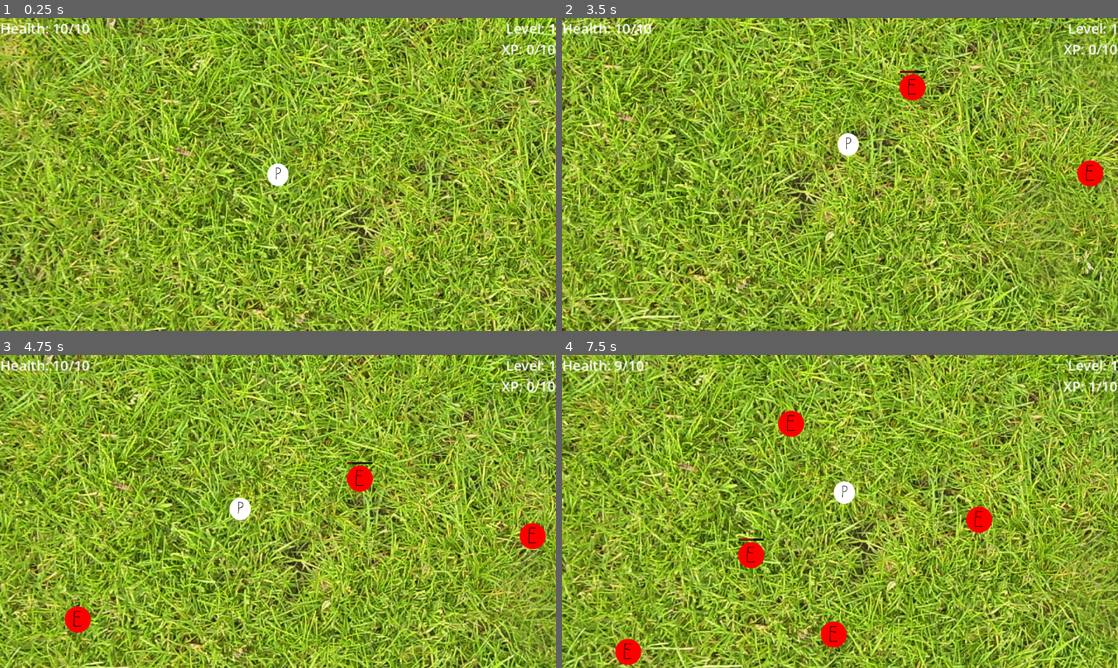
Above: before the commit, frames 1-4 (two rows, left to right).
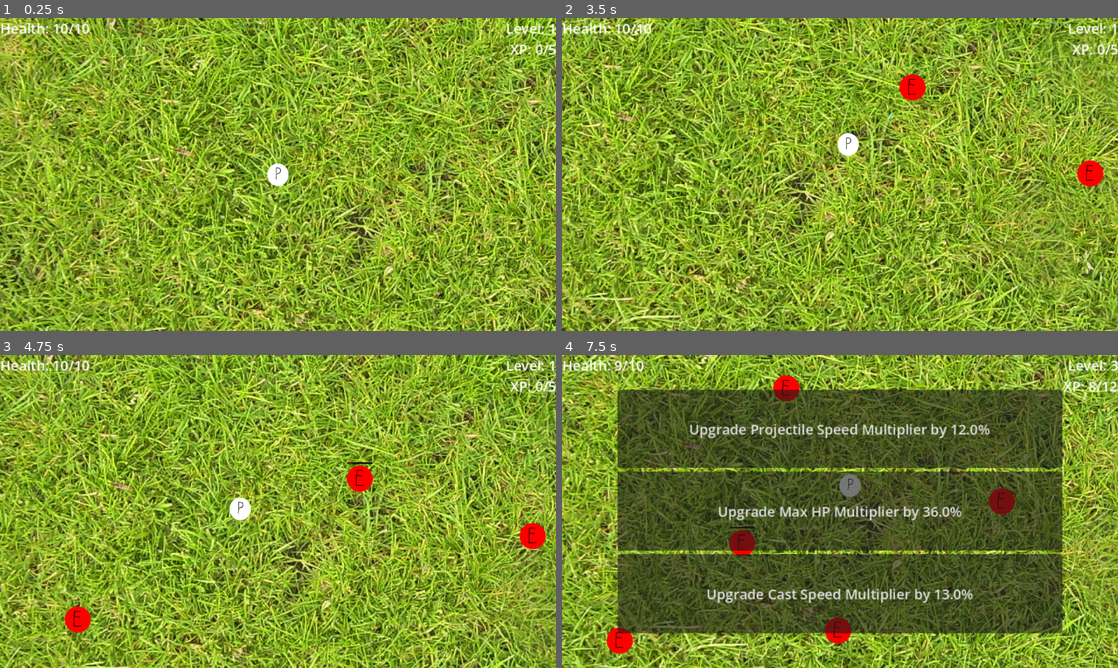
Above: after the commit, the same moments.

Repository: Josephisgr8/simple-survivors
Game: Godot game, scene res://Scenes/game.tscn
The game is run twice, just before and just after one commit, with the same random seed, the same clock (stepped at 60 frames per second) and the same inputs.
Inputs (mouse positions are in pixels of both pictures, inside the frame that each line leads up to):
- Up to frame 1 (0.25 s): no input
- Up to frame 2 (3.5 s): tap Enter at 0.5 s; hold D (Right) 0.53-1.28 s; hold S (Down) 1.28-2.03 s; hold D (Right) 2.03-2.78 s; hold W (Up) from 2.78 s (still down)
- Up to frame 3 (4.75 s): release W (Up) at 3.53 s; hold A (Left) from 3.53 s (still down)
- Up to frame 4 (7.5 s): release A (Left) at 5.03 s; hold S (Down) 5.03-5.78 s; hold D (Right) 5.78-6.53 s; hold W (Up) 6.53-7.25 s; click (840, 430) at 7.25 s, where only the run after the commit has a clickable "Upgrade Damage Multiplier by …"

The runs differ from the first frame. In frame 1, 0.2% of the frame differs, in the area x 90-100%, y 8-12%; in frame 2, 0.3%; in frame 3, 0.2%; in frame 4, 88%, in the area x 0-100%, y 0-100%.

Commit message:
Leveling up menu added. Player stats file refactored.
Leveling up now displays multiple options to choose from, pausing the game as you choose. Each option is an upgrade to a random upgradeable stat of the player. The stat and its max/min upgrade amount are random, but bound by the Resource file housing them. Once selected, the menu is removed and the game resumes playing.
The PlayerStats Resource file has been modified to hold 2 dictionaries as opposed to one. They are separated by upgradeable stats and base stats. This makes it easier for upgrading stats upon level up.

Diff:
--- /dev/null
+++ b/Scenes/PlayerLevelUpMenuScenes/player_level_up_menu.tscn
@@ -0,0 +1,17 @@
+[gd_scene format=3 uid="uid://dh61e7rw4y7p4"]
+
+[ext_resource type="Script" uid="uid://b7bjkpyff6nid" path="res://Scripts/UIScripts/player_level_up_menu.gd" id="1_g4ae3"]
+
+[node name="PlayerLevelUpMenu" type="CanvasLayer" unique_id=1051507770]
+script = ExtResource("1_g4ae3")
+
+[node name="VBoxContainer" type="VBoxContainer" parent="." unique_id=871013479]
+anchors_preset = -1
+anchor_left = 0.1
+anchor_top = 0.11100001
+anchor_right = 0.90000004
+anchor_bottom = 0.88900006
+offset_top = 0.0399971
+offset_bottom = -0.040008545
+grow_horizontal = 2
+grow_vertical = 2
--- /dev/null
+++ b/Scenes/PlayerLevelUpMenuScenes/player_level_up_menu_option.tscn
@@ -0,0 +1,18 @@
+[gd_scene format=3 uid="uid://cquqiq7l3tokj"]
+
+[ext_resource type="Script" uid="uid://c3kktfugjkno0" path="res://Scripts/UIScripts/player_level_up_menu_option.gd" id="1_qa8a3"]
+
+[node name="PlayerLevelUpMenuOption" type="Button" unique_id=1293975263]
+anchors_preset = 15
+anchor_right = 1.0
+anchor_bottom = 1.0
+offset_left = 128.0
+offset_right = -128.0
+grow_horizontal = 2
+grow_vertical = 2
+size_flags_horizontal = 3
+size_flags_vertical = 3
+text = "THIS IS SAMPLE TEXT"
+script = ExtResource("1_qa8a3")
+
+[connection signal="pressed" from="." to="." method="_on_pressed"]
--- a/Scripts/PlayerStates/player_state_moving_alive.gd
+++ b/Scripts/PlayerStates/player_state_moving_alive.gd
@@ -6,7 +6,7 @@
 	pass # Replace with function body.
 
 func update(delta):
-	player.global_position += direction * player.getSpeed() * player.getSpeedMult() * delta
+	player.global_position += direction * player.playerStats.getStat("playerSpeed") * player.playerStats.getStat("playerSpeedMultiplier") * delta
 
 func move(dir):
 	direction = dir
--- a/Scripts/ResourceScripts/player_stats_resource.gd
+++ b/Scripts/ResourceScripts/player_stats_resource.gd
@@ -2,87 +2,142 @@
 class_name PlayerStatsResource
 
 #HUD signals
-signal HpUpdated
-signal XpUpdated
-signal PlayerLevelUpdated
+signal PlayerStatUpdated
 
-#player stats
-@export var speed := 200.0:
-	set(value):
-		speed = value
+@export var playerBaseStats: Dictionary =  {
 
-@export var speedMultiplier := 1.0:
-	set(value):
-		speedMultiplier = value
+	"playerSpeed": {"value": 200.0, "name": "Move Speed"},
+	"playerCurrentHP": {"value": 0, "name": "Current HP"},
+	"playerMaxHP": {"value": 10, "name": "Max HP"},
+	"playerInvincibilityDurationSecs": {"value": 1.0, "name": "Invincibility Duration"},
+	"playerCurrentXP": {"value": 0, "name": "Current XP"},
+	"playerXpToLevel": {"value": 5, "name": "XP To Next Level"},
+	"playerXpPickupRange": {"value": 100.0, "name": "XP Pickup Range"},
+	"playerCurrentLevel": {"value": 1, "name": "Current Level"},
+	"playerAntiSpawnRadius": {"value": 400.0, "name": "Anti-Spawn Radius"},
+	"playerXpToLevelMultiplier": {"value": 1.5, "name": "XP To Next Level Multiplier"}
 
-@export var maxHP := 10:
-	set(value):
-		maxHP = value
-		HpUpdated.emit()
+}
 
-@export var currHP := maxHP:
-	set(value):
-		currHP = value
-		HpUpdated.emit()
+@export var playerUpgradeableStats: Dictionary = {
 
-@export var invincibilityDurationSecs := 1.0:
-	set(value):
-		invincibilityDurationSecs = value
+	"playerMaxHpMultiplier": {"value": 1.00, "name": "Max HP Multiplier", "upgradeMinimum": .1, "upgradeMaximum": .50},
+	"playerSpeedMultiplier": {"value": 1.00, "name": "Move Speed Multiplier", "upgradeMinimum": .05, "upgradeMaximum": .20},
+	"playerDamageMultiplier": {"value": 1.00, "name": "Damage Multiplier", "upgradeMinimum": .05, "upgradeMaximum": .20},
+	"playerRangeMultiplier": {"value": 1.00, "name": "Range Multiplier", "upgradeMinimum": .05, "upgradeMaximum": .20},
+	"playerCastSpeedMultiplier": {"value": 1.00, "name": "Cast Speed Multiplier", "upgradeMinimum": .05, "upgradeMaximum": .20},
+	"playerSizeMultiplier": {"value": 1.00, "name": "Size Multiplier", "upgradeMinimum": .05, "upgradeMaximum": .20},
+	"playerProjectileSpeedMultiplier": {"value": 1.00, "name": "Projectile Speed Multiplier", "upgradeMinimum": .05, "upgradeMaximum": .20},
+	"playerXpGainMultiplier": {"value": 20.00, "name": "XP Range Multiplier", "upgradeMinimum": .05, "upgradeMaximum": .20},
+	"playerXpPickupRangeMultiplier": {"value": 1.00, "name": "XP Pickup Range Multiplier", "upgradeMinimum": .05, "upgradeMaximum": .20}
 
-@export var currentXP: int = 0:
-	set(value):
-		currentXP = value
-		XpUpdated.emit()
+}
 
-@export var xpToLevel: int = 10:
-	set(value):
-		xpToLevel = value
-		XpUpdated.emit()
+func setStat(name: String, value):
+	if name in playerBaseStats:
+		playerBaseStats[name]["value"] = value
+		PlayerStatUpdated.emit()
+	elif name in playerUpgradeableStats:
+		playerUpgradeableStats[name]["value"] = value
+		PlayerStatUpdated.emit()
 
-@export var xpPickupRange := 100.0:
-	set(value):
-		xpPickupRange = value
+func getStat(name: String):
+	if name in playerBaseStats:
+		return playerBaseStats[name]["value"]
+	elif name in playerUpgradeableStats:
+		return playerUpgradeableStats[name]["value"]
 
-@export var currPlayerLevel: int = 1:
-	set(value):
-		currPlayerLevel = value
-		PlayerLevelUpdated.emit()
+func setStatAt(statInfo: Dictionary, amount):
+	if statInfo in playerBaseStats.values():
+		playerBaseStats[playerBaseStats.find_key(statInfo)]["value"] = amount
+		PlayerStatUpdated.emit()
+	elif statInfo in playerUpgradeableStats.values():
+		playerUpgradeableStats[playerUpgradeableStats.find_key(statInfo)]["value"] = amount
+		PlayerStatUpdated.emit()
 
-@export var antiSpawnRadius: float = 400:
-	set(value):
-		antiSpawnRadius = value
+func getStatAt(statInfo: Dictionary):
+	if statInfo in playerBaseStats.values():
+		return playerBaseStats[playerBaseStats.find_key(statInfo)]["value"]
+	elif statInfo in playerUpgradeableStats.values():
+		return playerUpgradeableStats[playerUpgradeableStats.find_key(statInfo)]["value"]
+
+##player base stats
+#@export var speed := 200.0:
+	#set(value):
+		#speed = value
+		#
+#@export var maxHP := 10:
+	#set(value):
+		#maxHP = value
+		#HpUpdated.emit()
+		#
+#@export var currHP := maxHP:
+	#set(value):
+		#currHP = value
+		#HpUpdated.emit()
+		#
+#@export var invincibilityDurationSecs := 1.0:
+	#set(value):
+		#invincibilityDurationSecs = value
+		#
+#@export var currentXP: int = 9:
+	#set(value):
+		#currentXP = value
+		#XpUpdated.emit()
+		#
+#@export var xpToLevel: int = 10:
+	#set(value):
+		#xpToLevel = value
+		#XpUpdated.emit()
+		#
+#@export var xpPickupRange := 100.0:
+	#set(value):
+		#xpPickupRange = value
+		#
+#@export var currPlayerLevel: int = 1:
+	#set(value):
+		#currPlayerLevel = value
+		#PlayerLevelUpdated.emit()
+		#
+#@export var antiSpawnRadius: float = 400:
+	#set(value):
+		#antiSpawnRadius = value
 
 
 
-#stat multipliers
-@export var damageMult := 1.0:
-	set(value):
-		damageMult = value
-
-@export var rangeMult := 1.0:
-	set(value):
-		rangeMult = value
-
-@export var castSpeedMult := 1.0:
-	set(value):
-		castSpeedMult = value
-
-@export var sizeMult := 1.0:
-	set(value):
-		sizeMult = value
-
-@export var projectileSpeedMult := 1.0:
-	set(value):
-		projectileSpeedMult = value
-
-@export var xpMult := 1.0:
-	set(value):
-		xpMult = value
-
-@export var xpToLevelMult := 1.5:
-	set(value):
-		xpToLevelMult = value
-
-@export var xpPickupRangeMult := 1.0:
-	set(value):
-		xpPickupRangeMult = value
+#player stat multipliers
+#@export var speedMultiplier := 1.0:
+	#set(value):
+		#speedMultiplier = value
+#
+#@export var damageMult := 1.0:
+	#set(value):
+		#damageMult = value
+		#
+#@export var rangeMult := 1.0:
+	#set(value):
+		#rangeMult = value
+		#
+#@export var castSpeedMult := 1.0:
+	#set(value):
+		#castSpeedMult = value
+		#
+#@export var sizeMult := 1.0:
+	#set(value):
+		#sizeMult = value
+		#
+#@export var projectileSpeedMult := 1.0:
+	#set(value):
+		#projectileSpeedMult = value
+		#
+#@export var xpMult := 1.0:
+	#set(value):
+		#xpMult = value
+		#
+#@export var xpToLevelMult := 1.5:
+	#set(value):
+		#xpToLevelMult = value
+		#
+#@export var xpPickupRangeMult := 1.0:
+	#set(value):
+		#xpPickupRangeMult = value
--- /dev/null
+++ b/Scripts/UIScripts/player_level_up_menu.gd
@@ -0,0 +1,54 @@
+class_name PlayerLevelUpMenu
+
+extends CanvasLayer
+
+#signals
+signal LevelUpChoiceSelected
+
+const PLAYER_LEVEL_UP_MENU_OPTION = preload("uid://cquqiq7l3tokj")
+
+var playerStats: PlayerStatsResource
+var numOfOptions: int = 3
+#var optionContainer: VBoxContainer
+
+# Called when the node enters the scene tree for the first time.
+
+func _init() -> void:
+
+	pass
+
+func addOptions() -> void:
+	var playerStatArray: Array = playerStats.playerUpgradeableStats.values()
+	var optionContainer: VBoxContainer = $VBoxContainer
+	_addOptionsToContainer(optionContainer, playerStatArray, numOfOptions)
+	#add_child(optionContainer)
+
+func _addOptionsToContainer(container: VBoxContainer, statList: Array, optionAmount: int) -> void:
+	for i in range(optionAmount):
+		var randStat = statList.pick_random()
+		statList.erase(randStat)
+		var upgradeValueType = typeof(randStat["value"])
+		var upgradeValue = snappedf(randf_range(randStat["upgradeMinimum"], randStat["upgradeMaximum"]), 0.01)
+		upgradeValue = type_convert(upgradeValue, upgradeValueType)
+
+		var option: PlayerLevelUpMenuOption = PLAYER_LEVEL_UP_MENU_OPTION.instantiate()
+		option.setValues(randStat, upgradeValue)
+		option.ButtonPressed.connect(_onButtonPressed)
+		option.text = str("Upgrade ", randStat["name"], " by ", upgradeValue * 100, "%")
+		container.add_child(option)
+
+#func _createContainer() -> VBoxContainer:
+#
+	#return cont
+
+func _onButtonPressed(stat: Dictionary, amount):
+	playerStats.setStatAt(stat, playerStats.getStatAt(stat) + amount)
+	LevelUpChoiceSelected.emit()
+	queue_free()
+	#for child in get_children():
+		#child.queue_free() #This whole node gets queued free, but this is to ensure multiple upgrades aren't selected quickly.
+	pass
+
+# Called every frame. 'delta' is the elapsed time since the previous frame.
+func _process(delta: float) -> void:
+	pass
--- /dev/null
+++ b/Scripts/UIScripts/player_level_up_menu_option.gd
@@ -0,0 +1,27 @@
+class_name PlayerLevelUpMenuOption
+
+extends Button
+
+#signals
+signal ButtonPressed
+
+
+var statToUpgrade: Dictionary
+var amountToIncrease
+
+# Called when the node enters the scene tree for the first time.
+func _ready() -> void:
+	pass # Replace with function body.
+
+
+# Called every frame. 'delta' is the elapsed time since the previous frame.
+func _process(delta: float) -> void:
+	pass
+
+func setValues(stat: Dictionary, amt):
+	statToUpgrade = stat
+	amountToIncrease = amt
+
+func _on_pressed() -> void:
+	ButtonPressed.emit(statToUpgrade, amountToIncrease)
+	pass # Replace with function body.
--- a/Scripts/enemy_manager.gd
+++ b/Scripts/enemy_manager.gd
@@ -58,7 +58,7 @@
 func updateEnemyList() -> void:
 	#update nonspawnlocation so enemied dont spawn near player
 	nonSpawnPositions.clear()
-	nonSpawnPositions[targetPosition] = targetStats.antiSpawnRadius * targetStats.antiSpawnRadius
+	nonSpawnPositions[targetPosition] = targetStats.getStat("playerAntiSpawnRadius") * targetStats.getStat("playerAntiSpawnRadius")
 	for enemy in enemyList:
 		enemy.updateTargetPosition(targetPosition)
 		enemy.updateHealthBar()
--- a/Scripts/game.gd
+++ b/Scripts/game.gd
@@ -3,6 +3,7 @@
 
 var mapSize := 2016
 
+const PLAYER_LEVEL_UP_MENU = preload("uid://dh61e7rw4y7p4")
 
 @onready var player: Player = %Player
 @onready var enemyManager: EnemyManager = %"Enemy Manager"
@@ -12,6 +13,7 @@
 # Called when the node enters the scene tree for the first time.
 func _ready() -> void:
 	player.ReadyForTarget.connect(_onReadyForTarget)
+	player.PlayerLeveledUp.connect(_onPlayerLeveledUp)
 
 	enemyManager.PlayerIsBeingHit.connect(_onPlayerIsBeingHit)
 	enemyManager.EnemyDied.connect(_onEnemyDied)
@@ -33,6 +35,19 @@
 	else:
 		player.fireMissile(closestEnemy)
 
+func _onPlayerLeveledUp():
+	Engine.time_scale = 0
+	var playerLevelMenu: PlayerLevelUpMenu = PLAYER_LEVEL_UP_MENU.instantiate()
+	playerLevelMenu.LevelUpChoiceSelected.connect(_onLevelUpSelected)
+	playerLevelMenu.playerStats = player.playerStats
+	playerLevelMenu.addOptions()
+	add_child(playerLevelMenu)
+	playerLevelMenu.show()
+
+func _onLevelUpSelected():
+	Engine.time_scale = 1.0
+	player.checkForAndLevelUp()
+
 func _onPlayerIsBeingHit(src, dmg):
 	player.wasHit(src, dmg)
 
--- a/Scripts/in_game_ui.gd
+++ b/Scripts/in_game_ui.gd
@@ -9,9 +9,7 @@
 
 # Called when the node enters the scene tree for the first time.
 func _ready() -> void:
-	playerStats.HpUpdated.connect(_updateHUD)
-	playerStats.XpUpdated.connect(_updateHUD)
-	playerStats.PlayerLevelUpdated.connect(_updateHUD)
+	playerStats.PlayerStatUpdated.connect(_updateHUD)
 	_updateHUD()
 	pass # Replace with function body.
 
@@ -21,6 +19,6 @@
 	pass
 
 func _updateHUD() -> void:
-	health_label.text = str("Health: ", playerStats.currHP, "/", playerStats.maxHP)
-	xp_label.text = str("XP: ", playerStats.currentXP, "/", playerStats.xpToLevel)
-	player_level_label.text = str("Level: ", playerStats.currPlayerLevel)
+	health_label.text = str("Health: ", playerStats.getStat("playerCurrentHP"), "/", (ceili(playerStats.getStat("playerMaxHP") * playerStats.getStat("playerMaxHpMultiplier"))))
+	xp_label.text = str("XP: ", ceili(playerStats.getStat("playerCurrentXP")), "/", ceili(playerStats.getStat("playerXpToLevel")))
+	player_level_label.text = str("Level: ", playerStats.getStat("playerCurrentLevel"))
--- a/Scripts/missile_manager.gd
+++ b/Scripts/missile_manager.gd
@@ -8,19 +8,19 @@
 const MissileBlueprint: PackedScene = preload("res://Scenes/missile.tscn")
 
 #missile base stats
-var projectileSpeed := 350.0
+var projectileSpeed := 250.0
 var castSpeed := 1.5
 var projectileDamage := 2
 var castRange := 450.0
 var penetrationValue := 1
 
 #missile multipliers
-var projectileSpeedMult := 1.0
-var castSpeedMult := 1.0
-var projectileDamageMult := 1.0
-var rangeMult := 1.0
-var sizeMult := 1.0
-var penetrationValueMult := 1.0
+var projectileSpeedMult : float
+var castSpeedMult : float
+var projectileDamageMult : float
+var rangeMult : float
+var sizeMult : float
+var penetrationValueMult : float
 
 
 @onready var attackTimer: Timer = $MissileAttackTimer
--- a/Scripts/player.gd
+++ b/Scripts/player.gd
@@ -3,6 +3,7 @@
 
 #signals
 signal ReadyForTarget(range)
+signal PlayerLeveledUp
 
 
 #character stats import
@@ -20,6 +21,7 @@
 func _ready() -> void:
 	_updateMissileManager()
 	missile_manager.MissileReadyToFire.connect(_onMissileReadyToFire)
+	playerStats.setStat("playerCurrentHP", int(playerStats.getStat("playerMaxHP") * playerStats.getStat("playerMaxHpMultiplier")))
 
 
 #for processing non-physics logic
@@ -32,9 +34,9 @@
 
 func wasHit(hitBy: Node, dmg: int) -> void:
 	if (!isInvincible):
-		playerStats.currHP -= dmg
+		playerStats.setStat("playerCurrentHP", playerStats.getStat("playerCurrentHP") - dmg)
 		isInvincible = true
-		invTimer.start(playerStats.invincibilityDurationSecs)
+		invTimer.start(playerStats.getStat("playerInvincibilityDurationSecs"))
 
 
 func _on_invincibility_timer_timeout() -> void:
@@ -42,41 +44,24 @@
 
 #missile methods
 func _updateMissileManager() -> void:
-	missile_manager.updateVariables(playerStats.projectileSpeedMult, playerStats.castSpeedMult, playerStats.damageMult, playerStats.rangeMult, playerStats.sizeMult)
+	missile_manager.updateVariables(playerStats.getStat("playerProjectileSpeedMultiplier"), playerStats.getStat("playerCastSpeedMultiplier"), playerStats.getStat("playerDamageMultiplier"), playerStats.getStat("playerRangeMultiplier"), playerStats.getStat("playerSizeMultiplier"))
 
 func _onMissileReadyToFire(rng):
 	#scan the area in range, select an enemy, and fire at them
 	ReadyForTarget.emit(rng)
 
-func _checkForAndLevelUp() -> void:
-	if playerStats.currentXP >= playerStats.xpToLevel:
-		print("Leveled up!")
-		playerStats.currPlayerLevel += 1
-		playerStats.currentXP = playerStats.currentXP - playerStats.xpToLevel
-		playerStats.xpToLevel = playerStats.xpToLevel * playerStats.xpToLevelMult
-		_checkForAndLevelUp() #This is so that multiple levels can be gained at once, if the xp is collected.
+func checkForAndLevelUp() -> void:
+	if playerStats.getStat("playerCurrentXP") >= playerStats.getStat("playerXpToLevel"):
+		playerStats.setStat("playerCurrentLevel", playerStats.getStat("playerCurrentLevel") + 1)
+		playerStats.setStat("playerCurrentXP", playerStats.getStat("playerCurrentXP") - playerStats.getStat("playerXpToLevel"))
+		playerStats.setStat("playerXpToLevel", playerStats.getStat("playerXpToLevel") * playerStats.getStat("playerXpToLevelMultiplier"))
+		PlayerLeveledUp.emit()
+
+		#_checkForAndLevelUp() #This is so that multiple levels can be gained at once, if the xp is collected.
 
 func gainXp(val: int):
-	playerStats.currentXP += val * playerStats.xpMult
-	_checkForAndLevelUp()
+	playerStats.setStat("playerCurrentXP", playerStats.getStat("playerCurrentXP") + playerStats.getStat("playerXpGainMultiplier") * val)
+	checkForAndLevelUp()
 
 func fireMissile(pos: Vector2):
 	missile_manager.createMissile(global_position, pos)
-
-
-#GETTERS AND SETTERS AS NEEDED
-
-func getXpPickupRange() -> float:
-	return playerStats.xpPickupRange
-
-func getXpPickupRangeMult() -> float:
-	return playerStats.xpPickupRangeMult
-
-func getAntiSpawnRadius() -> float:
-	return playerStats.antiSpawnRadius
-
-func getSpeed() -> float:
-	return playerStats.speed
-
-func getSpeedMult() -> float:
-	return playerStats.speedMultiplier
--- a/Scripts/xp_manager.gd
+++ b/Scripts/xp_manager.gd
@@ -36,7 +36,7 @@
 func _process(delta: float) -> void:
 	_updateMagnetizedOrbs(delta)
 	_removeXpOrbs()
-	getXpOrbsInRange(collectorStats.xpPickupRange * collectorStats.xpPickupRangeMult)
+	getXpOrbsInRange(collectorStats.getStat("playerXpPickupRange") * collectorStats.getStat("playerXpPickupRangeMultiplier"))
 	pass
 
 func spawnXP(pos, val):
--- a/project.godot
+++ b/project.godot
@@ -51,6 +51,10 @@
 ]
 }
 
+[layer_names]
+
+2d_render/layer_5="UI Layer"
+
 [physics]
 
 3d/physics_engine="Jolt Physics"
Not shown, added: Scripts/UIScripts/player_level_up_menu.gd.uid
Not shown, added: Scripts/UIScripts/player_level_up_menu_option.gd.uid
